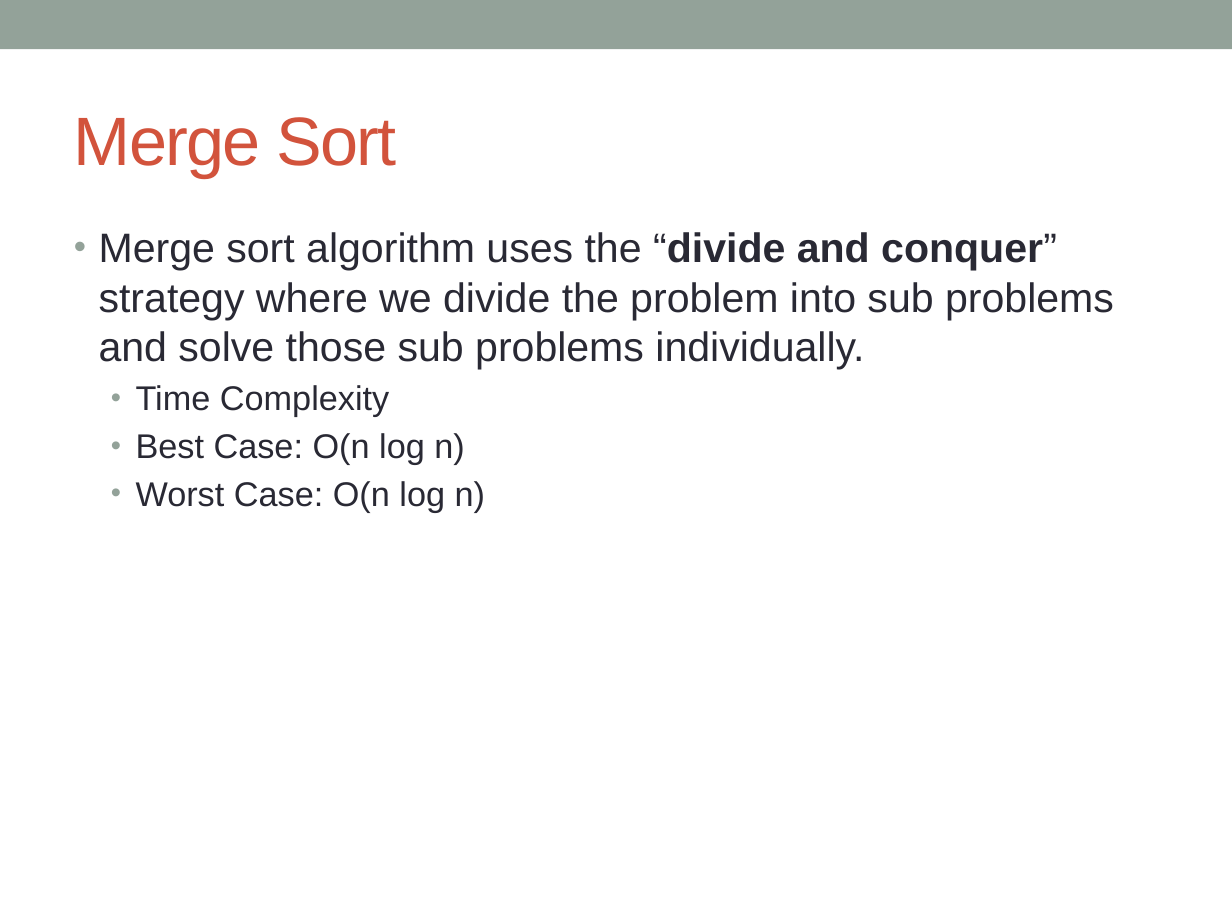
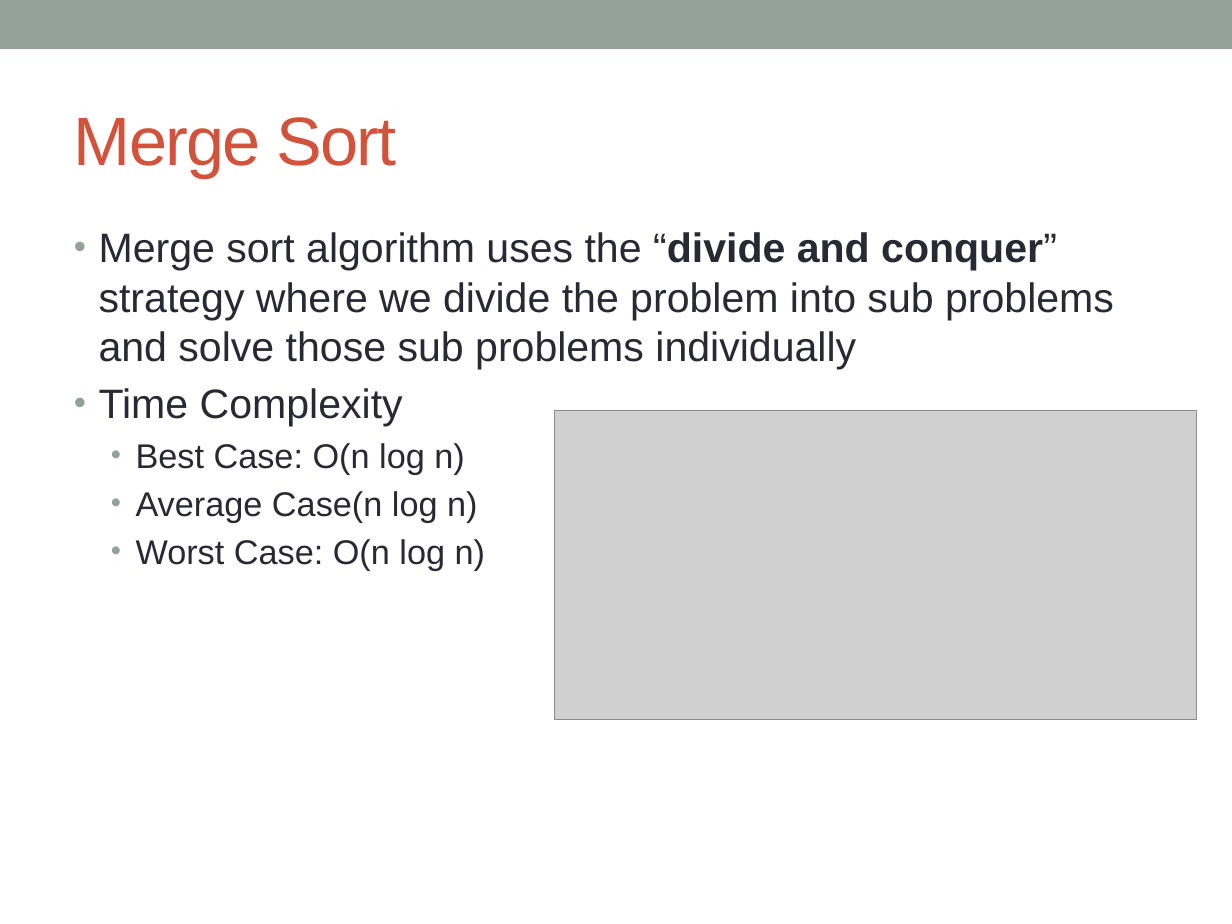
Before and after one commit to ADI13579/Sorting-And-BST-Visualizer, a slide deck: slide 6 of Sorting and Tree.pptx (slide 5 before the commit). Drawn at 1232x924 pixels with LibreOffice and Linux fonts; fonts in the diff are those of the drawing; grey boxes stand for pictures. Boxes give left, top, right and bottom in pixels: in the first picture for what was removed or moved away, otherwise in the second. Text is boxed around its words. In the diff, an @@ line names an element or a change of style, - is before the commit and + after.

Commit message:
PPT

```diff
--- a/Sorting and Tree.pptx
+++ b/Sorting and Tree.pptx
@@ text at box(99, 232, 1114, 369): text changed @@
-• Merge sort algorithm uses the “divide and conquer” strategy where we divide the problem into sub problems and solve those sub problems individually.
+• Merge sort algorithm uses the “divide and conquer” strategy where we divide the problem into sub problems and solve those sub problems individually
@@ text at box(99, 388, 403, 427): size 20 to 24 pt in "Time Complexity"; list level 2 to 1 in "Time Complexity" @@
@@ picture added at box(554, 410, 1196, 719) @@
@@ text at box(136, 491, 477, 522): paragraph added @@
+  • Average Case(n log n)
```
Also in this commit, not shown: 2 other slides changed, 3 slides added, 7 other files.
